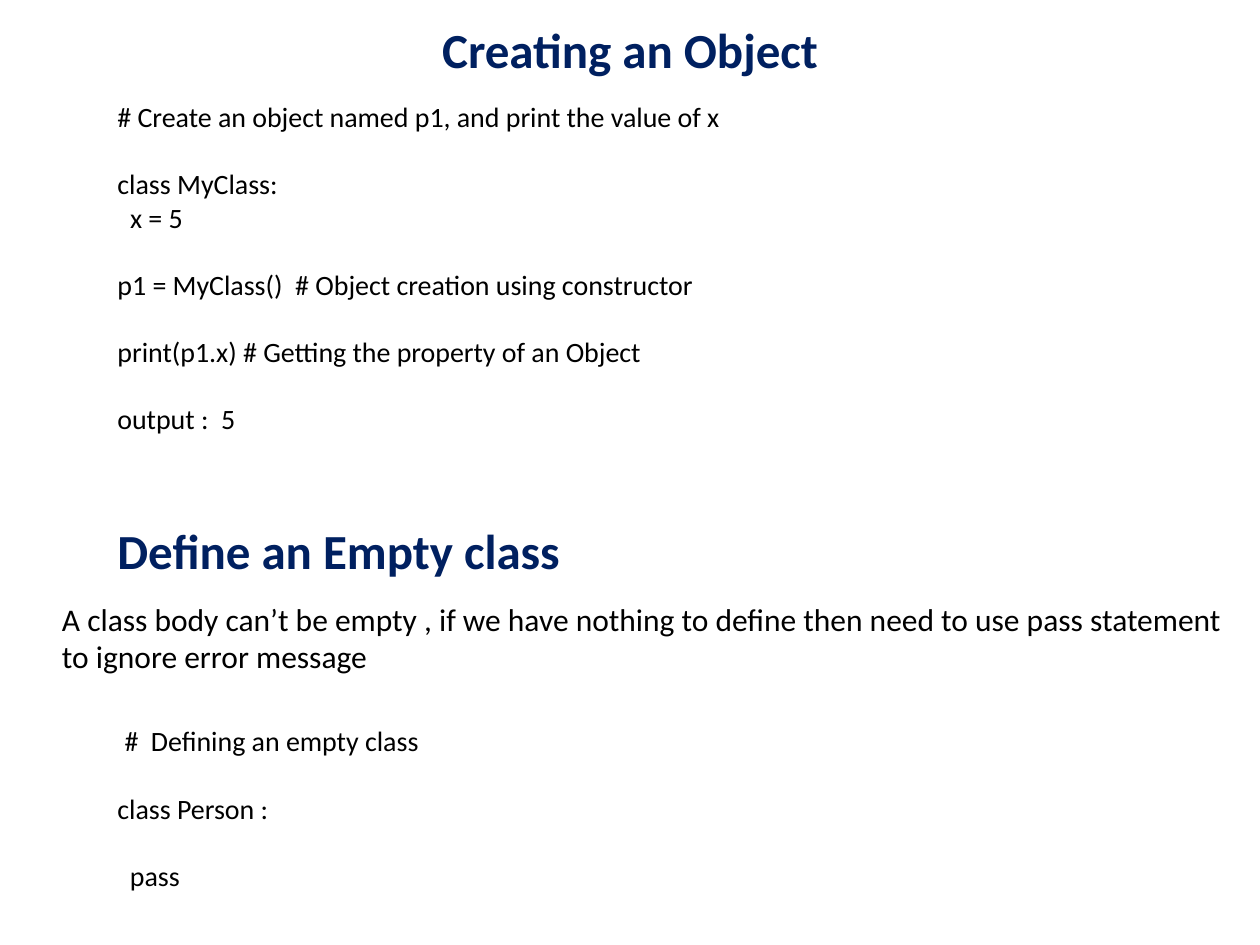
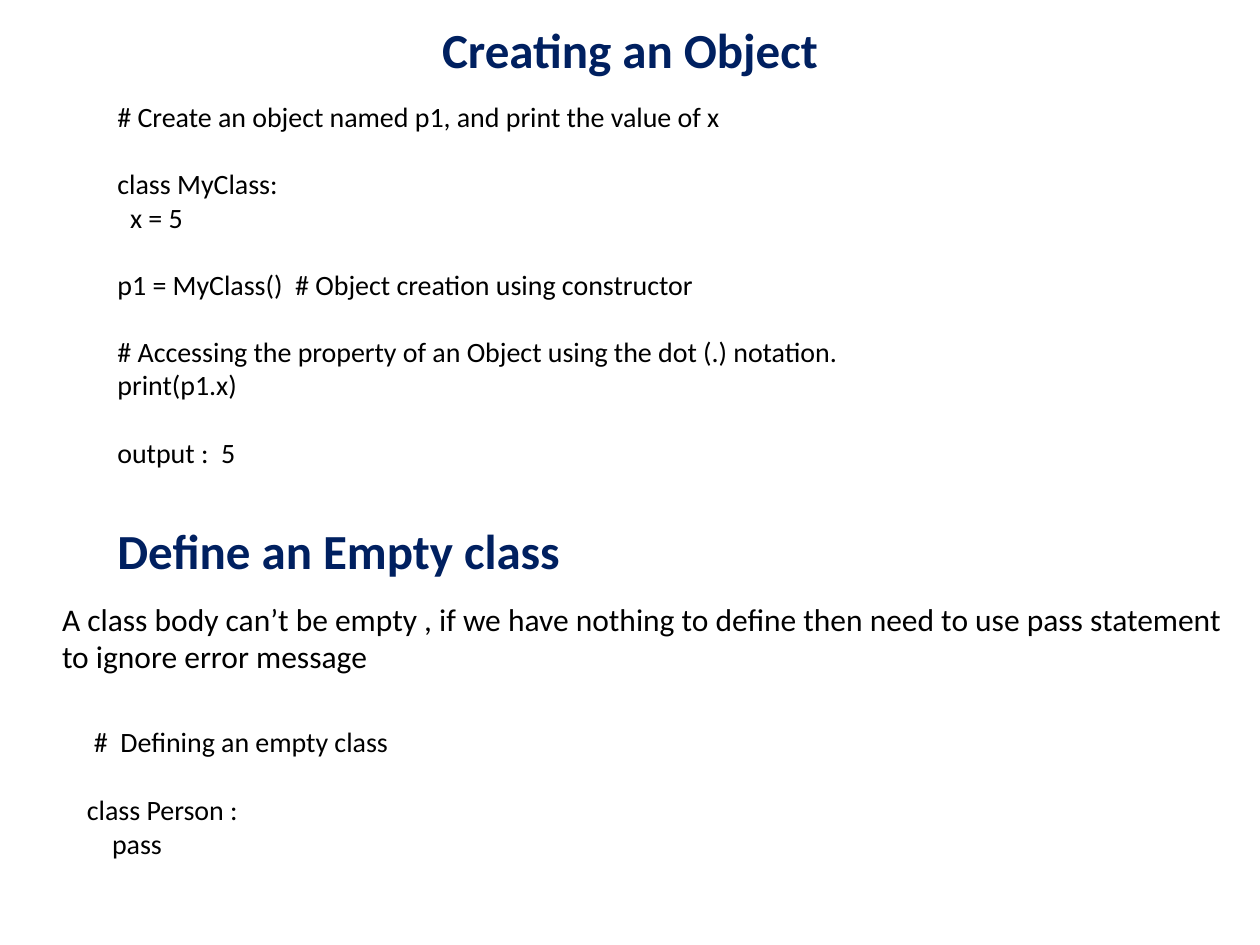
Before and after one commit to ashishjain1547/public_lessons_in_python, a slide deck: slide 2 of Ch 19 - Classes and Objects/Python Classes and Objects.pptx. Drawn at 1260x945 pixels with LibreOffice and Linux fonts; fonts in the diff are those of the drawing. Boxes give left, top, right and bottom in pixels: in the first picture for what was removed or moved away, otherwise in the second. Text is boxed around its words. In the diff, an @@ line names an element or a change of style, - is before the commit and + after.

```diff
--- a/Ch 19 - Classes and Objects/Python Classes and Objects.pptx
+++ b/Ch 19 - Classes and Objects/Python Classes and Objects.pptx
@@ text at (x1=117, y1=342, x2=836, y2=400): text changed @@
-print(p1.x) # Getting the property of an Object
+# Accessing the property of an Object using the dot (.) notation.
+print(p1.x)
@@ text "# Defining an empty class" rewrapped from (x1=117, y1=731, x2=418, y2=891) to (x1=87, y1=732, x2=387, y2=859) @@
```
Also in this commit, not shown: 2 other slides changed, 21 other files.
